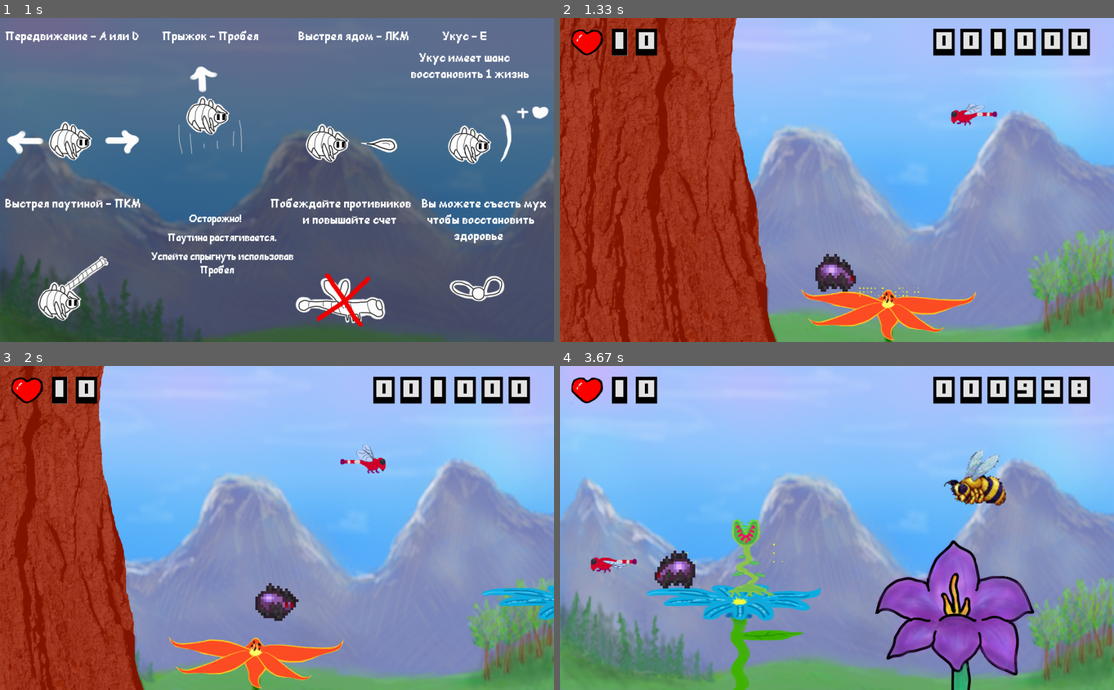
Above: before the commit, frames 1-4 (two rows, left to right).
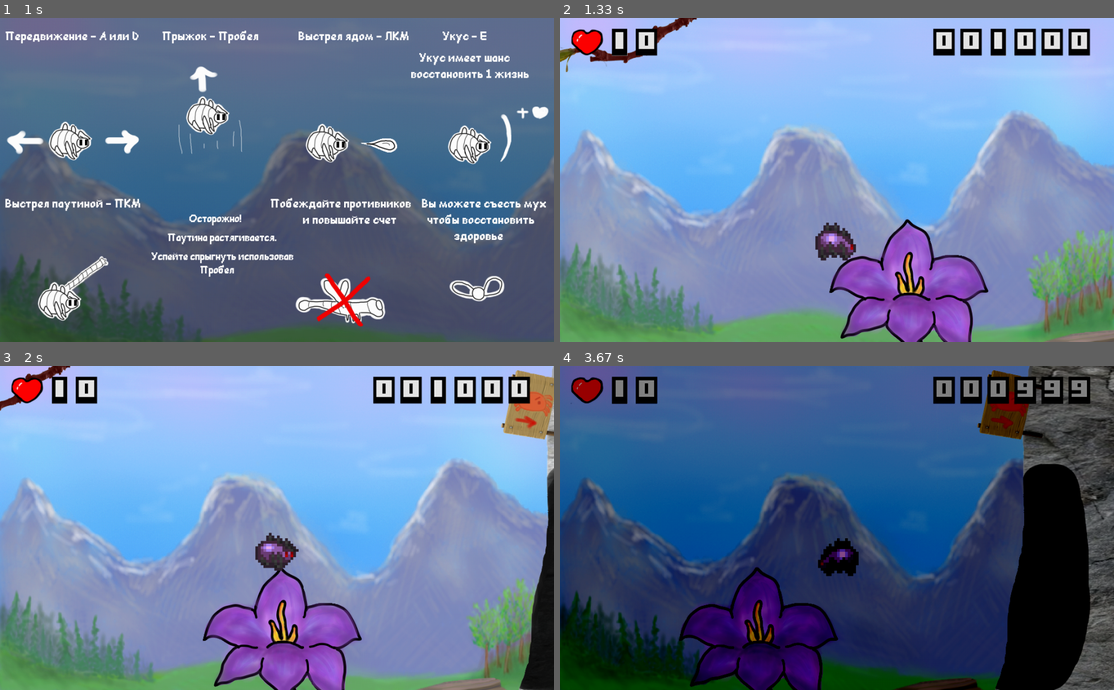
Above: after the commit, the same moments.

Repository: SwampWood/PyGame-shit
Game: pygame game, started from main.py
The game is run twice, just before and just after one commit, with the same random seed, the same clock (stepped at 60 frames per second) and the same inputs.
Inputs (mouse positions are in pixels of both pictures, inside the frame that each line leads up to):
- Up to frame 1 (1 s): press the mouse at (282, 299) at 0.37 s; move the mouse to (210, 241) at 0.47 s; release the mouse at (144, 183) at 0.6 s; press the mouse at (282, 137) at 0.7 s; move the mouse to (265, 189) at 0.8 s; release the mouse at (254, 238) at 0.93 s
- Up to frame 2 (1.33 s): press the mouse at (720, 180) at 1.03 s; move the mouse to (715, 147) at 1.13 s; release the mouse at (704, 115) at 1.27 s
- Up to frame 3 (2 s): hold D 1.33-1.8 s; tap E at 1.48, 1.98 s; hold D from 1.83 s (still down); tap Space at 1.9 s
- Up to frame 4 (3.67 s): tap Space at 2.2, 2.4, 2.7 s; release D at 2.3 s; hold A 2.33-2.87 s; tap B at 2.48 s

Frame 1 is identical in both runs. In frame 2, 42% of the frame differs, in the area x 0-100%, y 0-100%; in frame 3, 33%; in frame 4, 99%.

Commit message:
Переход между уровнями и каменные границы теперь на карте

Diff:
--- a/boss_map.txt
+++ b/boss_map.txt
@@ -1,6 +1,6 @@
 enemy_flower = load_image('VenusFlyTrapAnimation.png')
 RockWall(-150, -20)
-RockBorder()
+RockBorder(x=-2425)
 RockPlatform(20, 500)
 RockPlatform(400, 400)
 RockPlatform(800, 300)
--- a/main.py
+++ b/main.py
@@ -22,7 +22,7 @@
 system_bars = pygame.sprite.Group()
 current_UI = pygame.sprite.Group()
 horizontal_borders = pygame.sprite.Group()
-vertical_border = 4 * width
+vertical_border = 9000
 k = 1
 fullscreen = False
 is_paused = False
@@ -80,6 +80,26 @@
     score = Score()
     if firsttime:
         Tutorial()
+
+
+def next_level():
+    global screen
+    k = 1
+    go_up = True
+    screen2 = pygame.surface.Surface((width, height))
+    screen2.fill((0, 0, 0))
+    screen2.set_alpha(k)
+
+    while k:
+        screen.blit(screen2, (0, 0))
+        if go_up:
+            k += 1
+            if k == 100:
+                go_up = False
+                new_game(filename='boss_map.txt')
+        else:
+            k -= 1
+        pygame.display.flip()
 
 
 class Camera:
@@ -636,7 +656,7 @@
         self.image = Spider.images_movement_right[self.current]
         self.rect = self.image.get_rect()
         self.mask = pygame.mask.from_surface(self.image)
-        self.rect.x = 50
+        self.rect.x = 9000
         self.rect.y = 400
         self.save_point = [50, 400]
         self.health = 10
@@ -1082,6 +1102,8 @@
 GetName()
 StartScreen('map.txt')
 
+stalactites = False
+next = False
 running = True
 count = 0
 while running:
@@ -1113,7 +1135,8 @@
                 Poison(event.pos)
             if keys[pygame.K_b] and event.type == pygame.KEYDOWN:
                 camera.BossCamTurn()
-
+        if stalactites and not count % 100:
+            Stalactite()
         screen.blit(background, (0, 0))
         all_sprites.draw(screen)
         all_allies.draw(screen)
@@ -1124,9 +1147,14 @@
         camera.update(player)
         for sprite in all_sprites:
             camera.apply(sprite)
-        if vertical_border <= 0:
-            pass
+        if vertical_border <= 0 and not next:
+            next = True
+            stalactites = True
+            next_level()
+            player.health += 1
+            player.respawn()
         gameplay_background = screen.copy()
+        count += 1
 
     else:
         for event in pygame.event.get():
--- a/map.txt
+++ b/map.txt
@@ -36,4 +36,4 @@
 Branch(8500, 0, 0)
 FlowerPlatform(9000, 350, 2)
 RockPlatform(9400, 550)
-RockBorder(x=9000)
+RockBorder()
